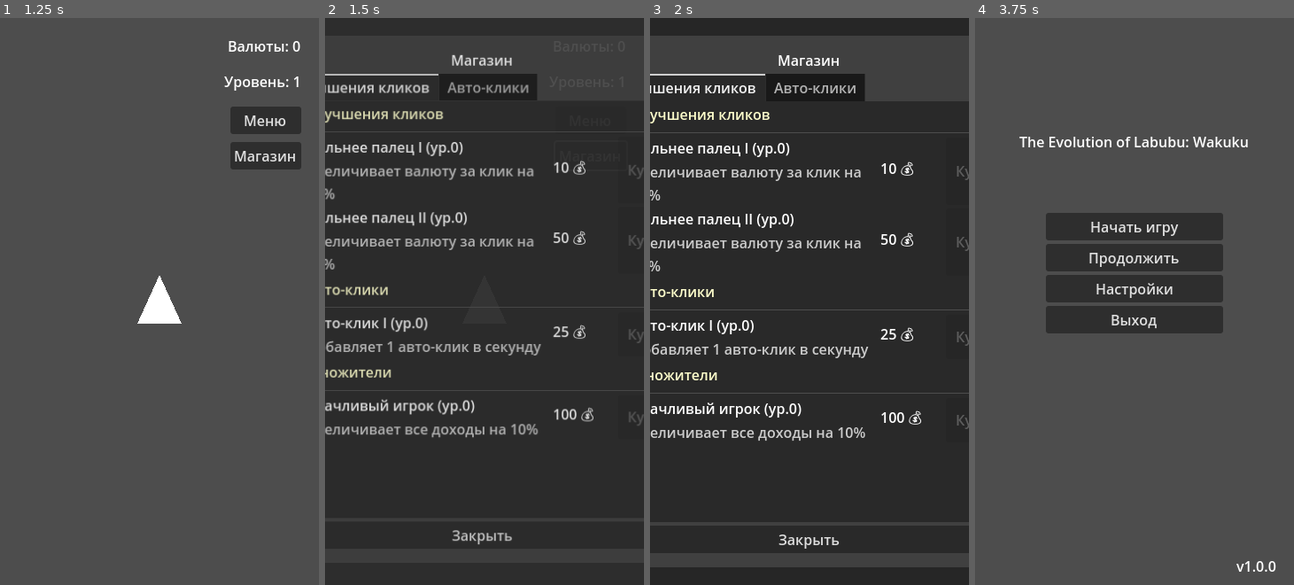
Above: before the commit, frames 1-4 (left to right).
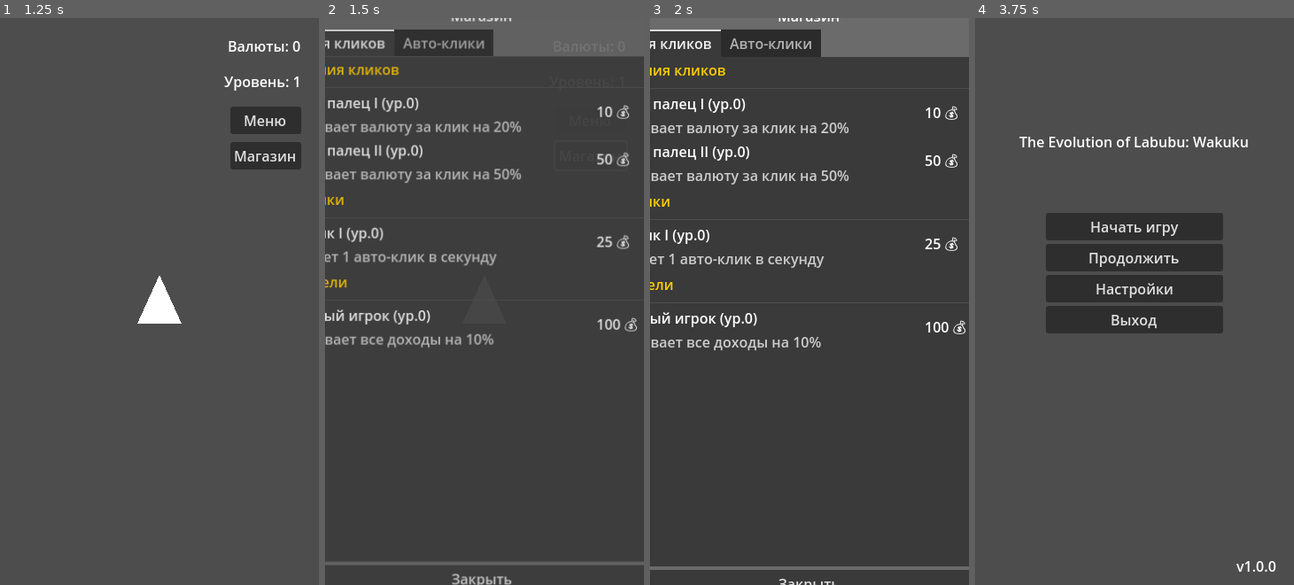
Above: after the commit, the same moments.

Repository: Common-ka/the-evolution-of-Labubu-Wakuku
Game: Godot game, scene res://scenes/main/main_menu.tscn
Two runs of this game, one before a commit and one after it. Both use one fixed random seed, a clock stepped at 60 frames per second and the inputs below.
Inputs:
- Up to frame 1 (1.25 s): click "Начать игру" at 0.5 s
- Up to frame 2 (1.5 s): click "Магазин" at 1.25 s
- Up to frame 3 (2 s): no input
- Up to frame 4 (3.75 s): click "Меню" at 2 s; click "Закрыть" at 2.75 s; click "Меню" at 3.5 s

Frame 1 is identical in both runs. In frame 2, 17% of the frame differs, in the area x 0-100%, y 0-100%; in frame 3, 16%; in frame 4, nothing differs.

Commit message:
test: make shop panel changes more visible - increase panel size to 600x700 pixels - change panel color to lighter gray - change header text to bright yellow - these changes should be clearly visible for testing

Diff:
--- a/scenes/ui/shop_panel.tscn
+++ b/scenes/ui/shop_panel.tscn
@@ -3,7 +3,7 @@
 [ext_resource type="Script" uid="uid://bcwora42ia56k" path="res://scripts/ui/shop_panel.gd" id="1_0"]
 
 [sub_resource type="StyleBoxFlat" id="StyleBoxFlat_1"]
-bg_color = Color(0.5, 0.5, 0.5, 1)
+bg_color = Color(0.7, 0.7, 0.7, 1)
 corner_radius_top_left = 8
 corner_radius_top_right = 8
 corner_radius_bottom_right = 8
@@ -30,17 +30,17 @@
 color = Color(0, 0, 0, 0.5)
 
 [node name="Panel" type="Panel" parent="."]
-self_modulate = Color(0.5, 0.5, 0.5, 1)
+self_modulate = Color(0.6, 0.6, 0.6, 1)
 layout_mode = 1
 anchors_preset = 8
 anchor_left = 0.5
 anchor_top = 0.5
 anchor_right = 0.5
 anchor_bottom = 0.5
-offset_left = -250.0
-offset_top = -300.0
-offset_right = 250.0
-offset_bottom = 300.0
+offset_left = -300.0
+offset_top = -350.0
+offset_right = 300.0
+offset_bottom = 350.0
 grow_horizontal = 2
 grow_vertical = 2
 theme_override_styles/panel = SubResource("StyleBoxFlat_1")
--- a/scripts/ui/shop_panel.gd
+++ b/scripts/ui/shop_panel.gd
@@ -157,7 +157,7 @@
 			var name_label := Label.new()
 			name_label.text = category_data.get("name", category_id)
 			name_label.size_flags_horizontal = Control.SIZE_EXPAND_FILL
-			name_label.modulate = Color(1.0, 1.0, 0.8, 1.0)  # Желтоватый цвет для заголовков
+			name_label.modulate = Color(1.0, 0.8, 0.0, 1.0)  # Яркий желтый цвет для заголовков
 			category_header.add_child(name_label)
 
 			list_container.add_child(category_header)
